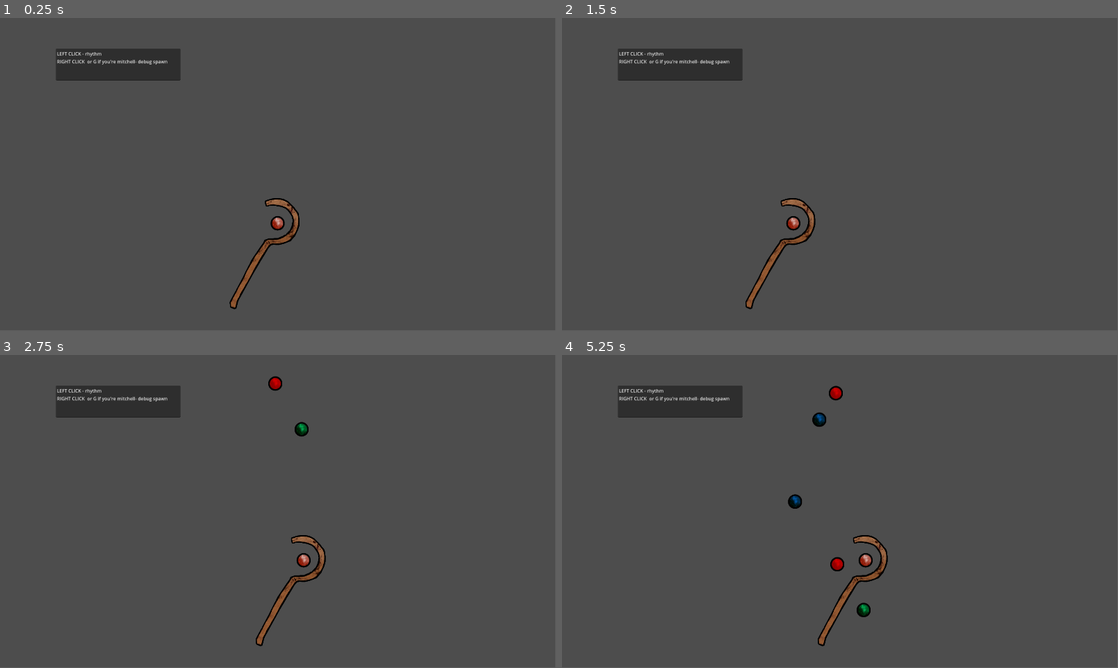
Above: before the commit, frames 1-4 (two rows, left to right).
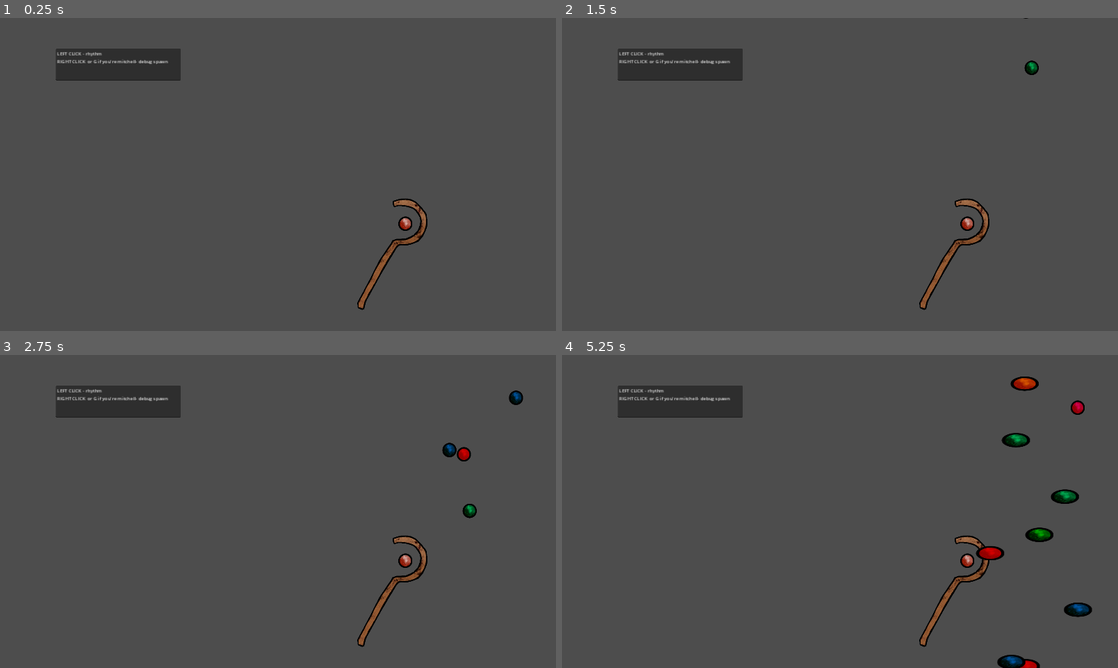
Above: after the commit, the same moments.

Repository: mhogle25/ld55-gonefishin
Game: Godot game, scene res://scenes/fishing_minigame_prototype.tscn
The game is run twice, just before and just after one commit, with the same random seed, the same clock (stepped at 60 frames per second) and the same inputs.
Inputs (mouse positions are in pixels of both pictures, inside the frame that each line leads up to):
- Up to frame 1 (0.25 s): no input
- Up to frame 2 (1.5 s): tap Enter at 0.5 s; move the mouse to (962, 158) at 0.52 s; click (962, 158) at 0.6 s; move the mouse to (728, 190) at 1.27 s; right-click (728, 190) at 1.35 s
- Up to frame 3 (2.75 s): move the mouse to (333, 442) at 2.02 s; click (333, 442) at 2.1 s
- Up to frame 4 (5.25 s): move the mouse to (812, 574) at 2.77 s; right-click (812, 574) at 2.85 s; move the mouse to (1006, 558) at 3.52 s; click (1006, 558) at 3.6 s; move the mouse to (673, 464) at 4.27 s; right-click (673, 464) at 4.35 s; move the mouse to (867, 511) at 5.02 s; click (867, 511) at 5.1 s
In our replay, the window is 799x449 before the commit and 800x450 after it. These sizes can differ from the game's own. Grey fills any space a smaller window leaves; there, only what the larger window draws over its background counts as a difference.

The runs differ from the first frame. In frame 1, 1.8% of the frame differs, in the area x 10-77%, y 10-94%; in frame 2, 1.9%; in frame 3, 2.3%; in frame 4, 3.7%, in the area x 10-96%, y 6-100%.

Commit message:
bpm? I hardly know her
New global debugging variable to test varying bpm implementation. Defaulted to 90bpm, spawning and pulsing notes at quarter-note intervals.

Also adjusted window scaling to preserve pixel-dependent motion

Diff:
--- a/assets/game_objects/note.tscn
+++ b/assets/game_objects/note.tscn
@@ -1,9 +1,30 @@
-[gd_scene load_steps=4 format=3 uid="uid://d3fb1275t86li"]
+[gd_scene load_steps=6 format=3 uid="uid://d3fb1275t86li"]
 
 [ext_resource type="Script" path="res://scripts/note.gd" id="1_8oln7"]
 [ext_resource type="Texture2D" uid="uid://3e8p0ulgdydb" path="res://assets/art/orb.png" id="2_tj351"]
 
 [sub_resource type="RectangleShape2D" id="RectangleShape2D_tfc7r"]
+
+[sub_resource type="Animation" id="Animation_lr5qq"]
+resource_name = "bob"
+loop_mode = 1
+tracks/0/type = "value"
+tracks/0/imported = false
+tracks/0/enabled = true
+tracks/0/path = NodePath("NoteSprite:scale")
+tracks/0/interp = 1
+tracks/0/loop_wrap = true
+tracks/0/keys = {
+"times": PackedFloat32Array(0, 0.5, 1),
+"transitions": PackedFloat32Array(1, 1, 1),
+"update": 1,
+"values": [Vector2(1, 1), Vector2(2, 1), Vector2(1, 1)]
+}
+
+[sub_resource type="AnimationLibrary" id="AnimationLibrary_wqj3t"]
+_data = {
+"bob": SubResource("Animation_lr5qq")
+}
 
 [node name="Note" type="Area2D"]
 collision_layer = 2
@@ -15,8 +36,11 @@
 shape = SubResource("RectangleShape2D_tfc7r")
 
 [node name="NoteSprite" type="Sprite2D" parent="."]
-
-[node name="Sprite2D" type="Sprite2D" parent="NoteSprite"]
 texture = ExtResource("2_tj351")
 
+[node name="AnimationPlayer" type="AnimationPlayer" parent="."]
+libraries = {
+"": SubResource("AnimationLibrary_wqj3t")
+}
+
 [connection signal="hit" from="." to="." method="_on_hit"]
--- a/project.godot
+++ b/project.godot
@@ -23,6 +23,7 @@
 
 window/size/viewport_width=1920
 window/size/viewport_height=1080
+window/stretch/mode="canvas_items"
 
 [dotnet]
 
--- a/scenes/fishing_minigame_prototype.tscn
+++ b/scenes/fishing_minigame_prototype.tscn
@@ -19,23 +19,14 @@
 scale = Vector2(2.24, 2.24)
 shape = SubResource("CircleShape2D_0ow6w")
 
-[node name="Sprite2D" type="Sprite2D" parent="cursor_beatbox"]
+[node name="Staff_Sprite" type="Sprite2D" parent="cursor_beatbox"]
 position = Vector2(-32, -170)
 texture = ExtResource("2_saru1")
 
-[node name="ColorRect" type="ColorRect" parent="cursor_beatbox"]
-visible = false
-offset_left = -20.0
-offset_top = -20.0
-offset_right = 20.0
-offset_bottom = 20.0
-size_flags_horizontal = 4
-metadata/_edit_use_anchors_ = true
+[node name="NoteSpawner" type="Marker2D" parent="."]
+position = Vector2(0, -72)
 
-[node name="NoteSpawner" type="Marker2D" parent="."]
-position = Vector2(0, -85)
-
-[node name="TextEdit" type="TextEdit" parent="."]
+[node name="debug_instructions" type="TextEdit" parent="."]
 anchors_preset = 15
 anchor_right = 1.0
 anchor_bottom = 1.0
--- a/scripts/Global.gd
+++ b/scripts/Global.gd
@@ -1,6 +1,7 @@
 extends Node
-var upperboundary : int = 1050 ###pixel dependent, will change when target resolution is decided
-var lowerboundary : int = 800 ###pixel dependent, will change when target resolution is decided
+var upperboundary : int = 1800 ###pixel dependent, will change when target resolution is decided
+var lowerboundary : int = 1400 ###pixel dependent, will change when target resolution is decided
+var bpm_debug = float(90.0 / 60) #####for testing bpm speed scaling, technically units of beats per second, applied as a speed multiplier to animations looping on one second
 
 ## Called when the node enters the scene tree for the first time.
 #func _ready():
--- a/scripts/fishing_minigame_prototype.gd
+++ b/scripts/fishing_minigame_prototype.gd
@@ -3,10 +3,11 @@
 var upperbound : int = Global.upperboundary ###pixel dependent, will change when target resolution is decided
 var lowerbound : int = Global.lowerboundary ###pixel dependent, will change when target resolution is decided
 var num_note : int = 1
+var note = preload("res://assets/game_objects/note.tscn")
 signal hit_upperboundary
 signal hit_lowerboundary
 signal spawn_note
-var note = preload("res://assets/game_objects/note.tscn")
+
 
 
 
@@ -18,7 +19,7 @@
 	#Create Cooldown Rate for spawning notes at a given BPM
 	var spawn_timer := Timer.new()
 	spawn_timer.name = "NOTE_RATE"
-	spawn_timer.set_wait_time(2) ###.set_wait_time(Global.somedict[song_title]["GetBPM"] / 60) beats per second, get from global variable assigned to each song in a dict, pull from current song
+	spawn_timer.set_wait_time(float(1/Global.bpm_debug)) ###get from global variable assigned to each song in a dict, pull from current song , set to quarter notes by default (*2 for half notes, /2 for eighth notes if you're a maniac)
 	spawn_timer.one_shot = false
 	spawn_timer.autostart = true
 	add_child(spawn_timer)
--- a/scripts/note.gd
+++ b/scripts/note.gd
@@ -1,11 +1,14 @@
 extends Area2D
+
+
+@export var speed : float = 195 * Global.bpm_debug  ###sync to bpm, currently 60bpm by default or 1bps, multiply by (Global.somedict[song_title]["GetBPM"] / 60)
+@onready var animate = $AnimationPlayer
 signal hit
-
-@export var speed : int = 250 ###sync to bpm
-
 
 # Called when the node enters the scene tree for the first time.
 func _ready():
+	animate.speed_scale = Global.bpm_debug
+	animate.play("bob")
 	self.position.x = randi_range(Global.upperboundary, Global.lowerboundary)
 	$NoteSprite.modulate = Color.from_hsv((randi() % 12) / 12.0, 1, 1) ####pseudo-random color picker
 
